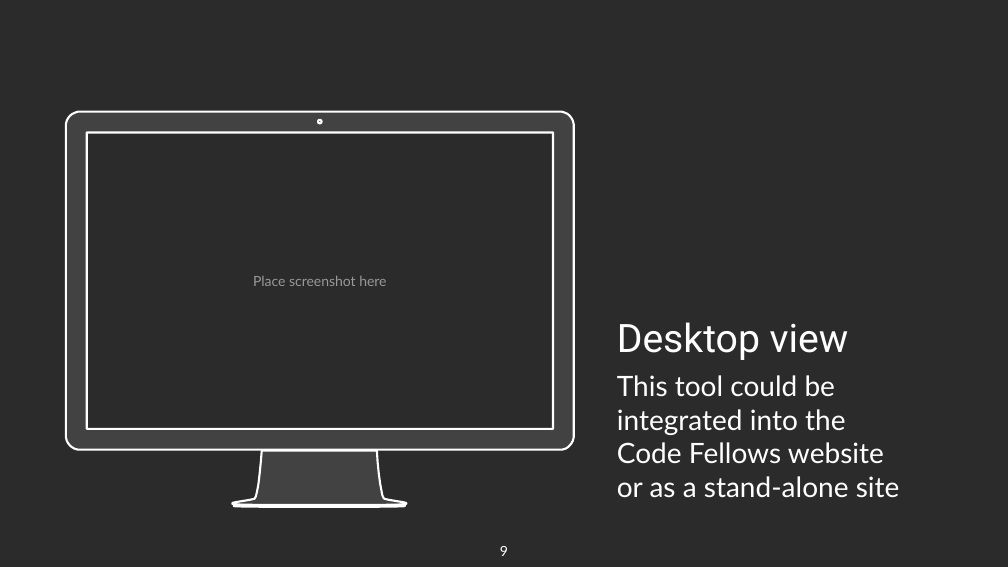
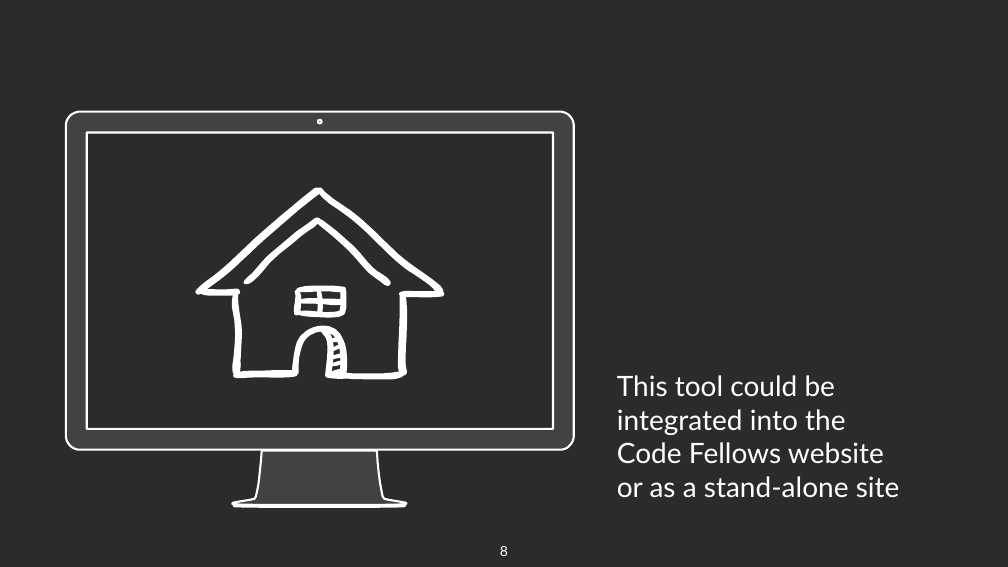
Before and after one commit to FloatingJava/code-fellows-schedule-app, a slide deck: slide 8 of course-planner-presentation.pptx (slide 9 before the commit). Drawn at 1008x567 pixels with LibreOffice and Linux fonts; fonts in the diff are those of the drawing; background and template pictures are left out; a plain dark background stands for a picture behind light text. Boxes give left, top, right and bottom in pixels: in the first picture for what was removed or moved away, otherwise in the second. Text is boxed around its words. In the diff, an @@ line names an element or a change of style, - is before the commit and + after.

```diff
--- a/course-planner-presentation.pptx
+++ b/course-planner-presentation.pptx
@@ freeform shape added at (196, 187, 445, 379), fill #FFFFFF @@
@@ text removed at (253, 276, 386, 286) @@
-Place screenshot here
@@ text at (617, 322, 849, 360): paragraph removed @@
-Desktop view
@@ text "This tool could be integrated ...": place and size @@
-text "This tool could be integrated ..." at (617, 322, 900, 498)
+text "This tool could be integrated ..." at (617, 375, 900, 498)
@@ page number at (500, 546, 508, 556): text changed @@
-9
+8
```
Also in this commit, not shown: 5 other slides changed, 1 slide removed.
